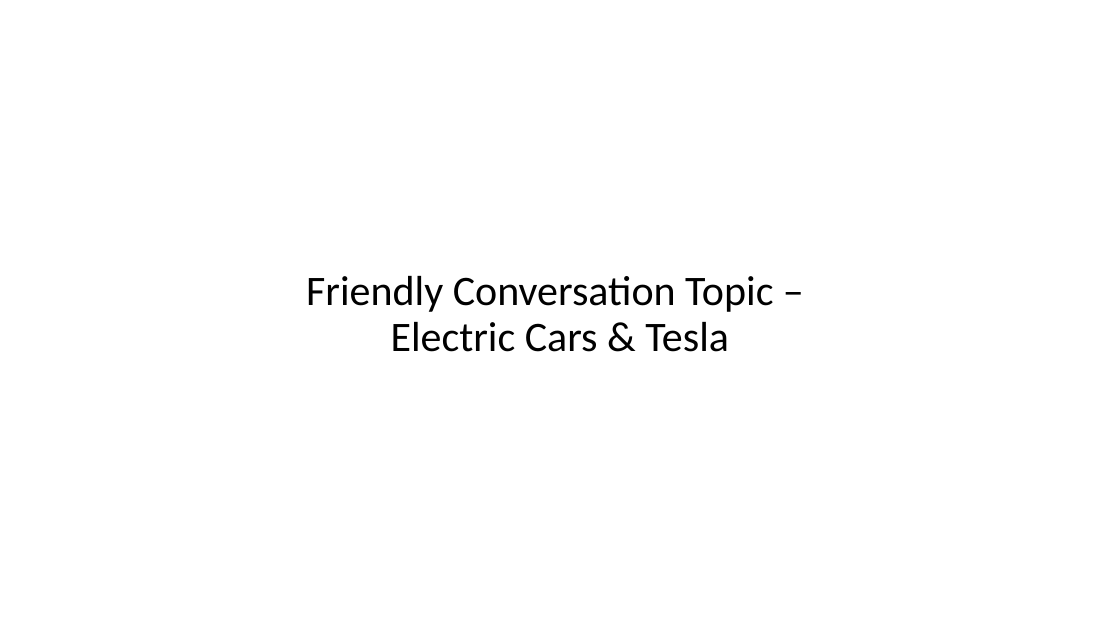
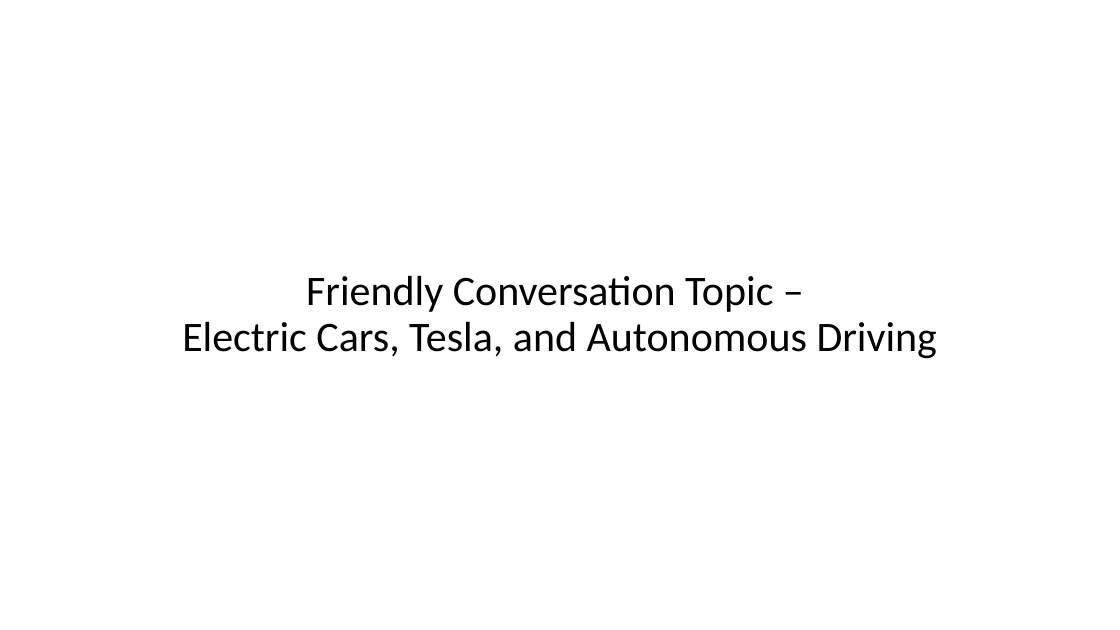
Before and after one commit to EricJPogue/CPSC-24500, a slide deck: slide 2 of lecture-slides/2019-12-02-oop.pptx. Drawn at 1120x630 pixels with LibreOffice and Linux fonts; fonts in the diff are those of the drawing. Boxes give left, top, right and bottom in pixels: in the first picture for what was removed or moved away, otherwise in the second. Text is boxed around its words. In the diff, an @@ line names an element or a change of style, - is before the commit and + after.

```diff
--- a/lecture-slides/2019-12-02-oop.pptx
+++ b/lecture-slides/2019-12-02-oop.pptx
@@ title at bbox=[182, 276, 937, 359]: text changed @@
-Friendly Conversation Topic –
-Electric Cars & Tesla
+Friendly Conversation Topic –
+Electric Cars, Tesla, and Autonomous Driving
```
Also in this commit, not shown: 3 other slides changed, 1 other file.
